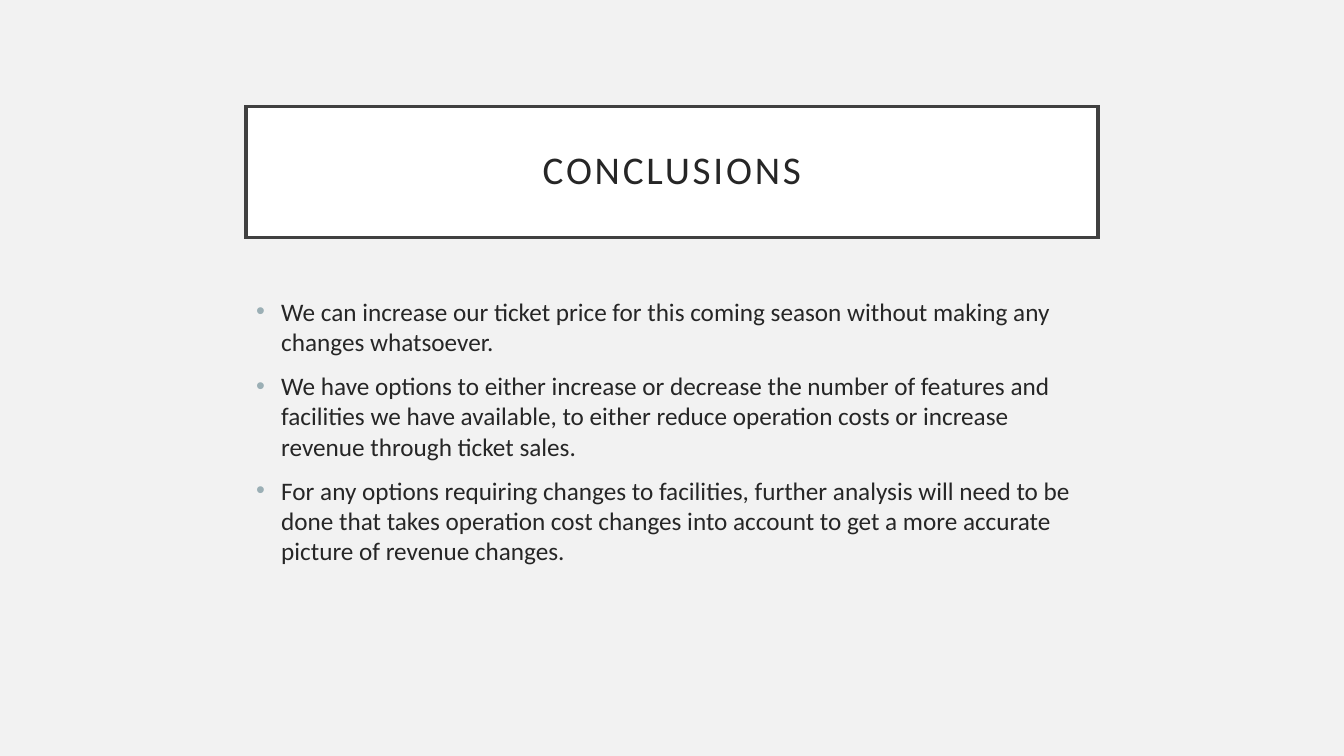
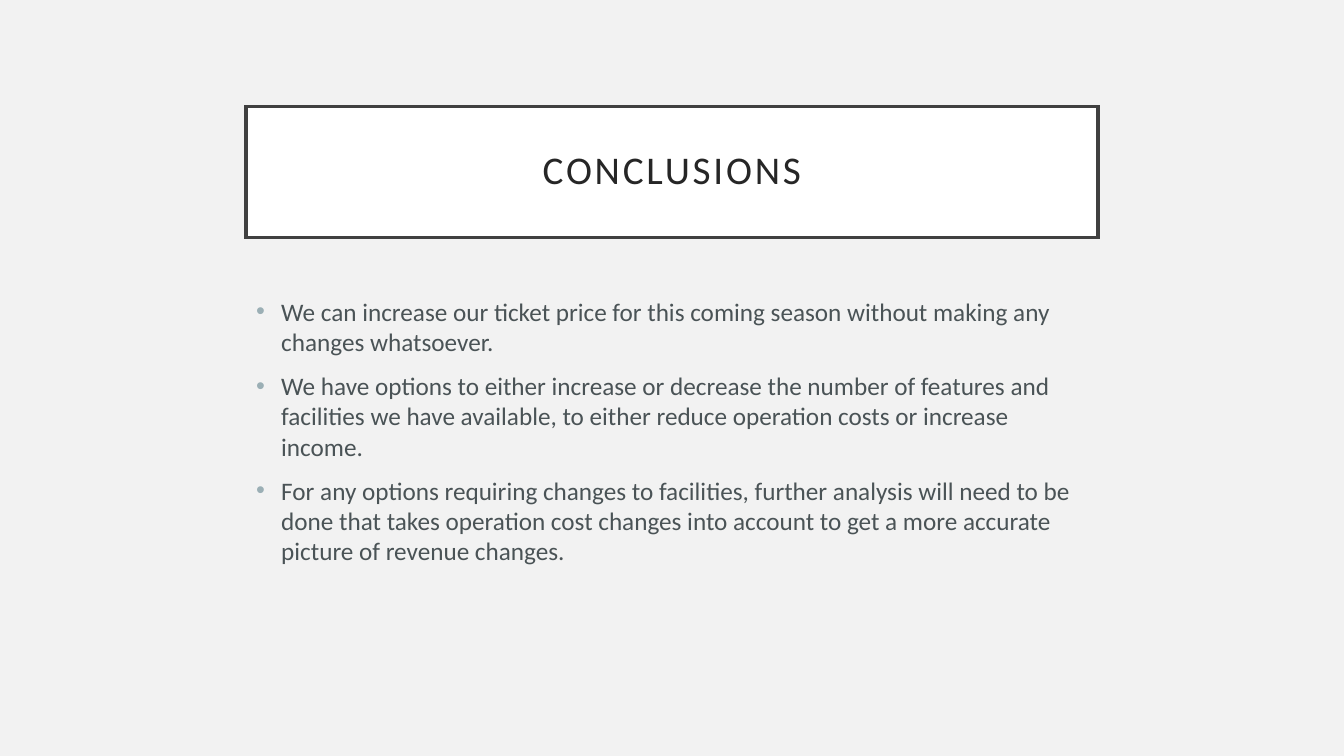
Before and after one commit to smanavi/DataScienceGuidedCapstone, a slide deck: slide 9 of Guided Capstone Slide Deck.pptx. Drawn at 1344x756 pixels with LibreOffice and Linux fonts; fonts in the diff are those of the drawing. Boxes give left, top, right and bottom in pixels: in the first picture for what was removed or moved away, otherwise in the second. Text is boxed around its words. In the diff, an @@ line names an element or a change of style, - is before the commit and + after.

```diff
--- a/Guided Capstone Slide Deck.pptx
+++ b/Guided Capstone Slide Deck.pptx
@@ text at (281, 303, 1070, 565): text colour #262626 to #4A5356 in "We can increase our ticket price for ...", "For any options requiring changes to facilities, ..." @@
@@ text at (281, 377, 1050, 456): text changed; text colour #262626 to #4A5356 @@
-• We have options to either increase or decrease the number of features and facilities we have available, to either reduce operation costs or increase revenue through ticket sales.
+• We have options to either increase or decrease the number of features and facilities we have available, to either reduce operation costs or increase income.
```
Also in this commit, not shown: 3 other slides changed, 2 slides added, 2 slides removed, 1 other file.
